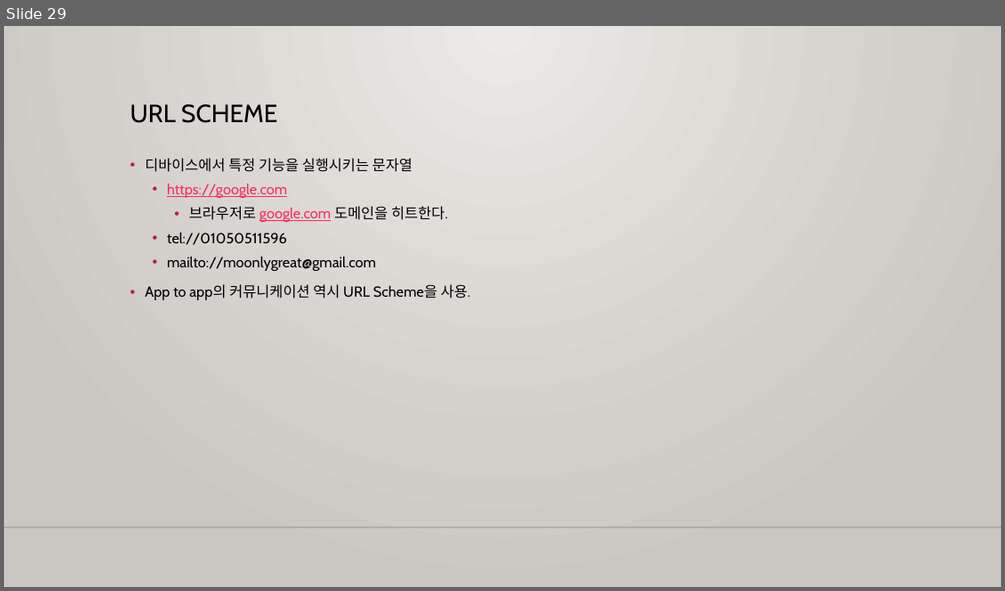
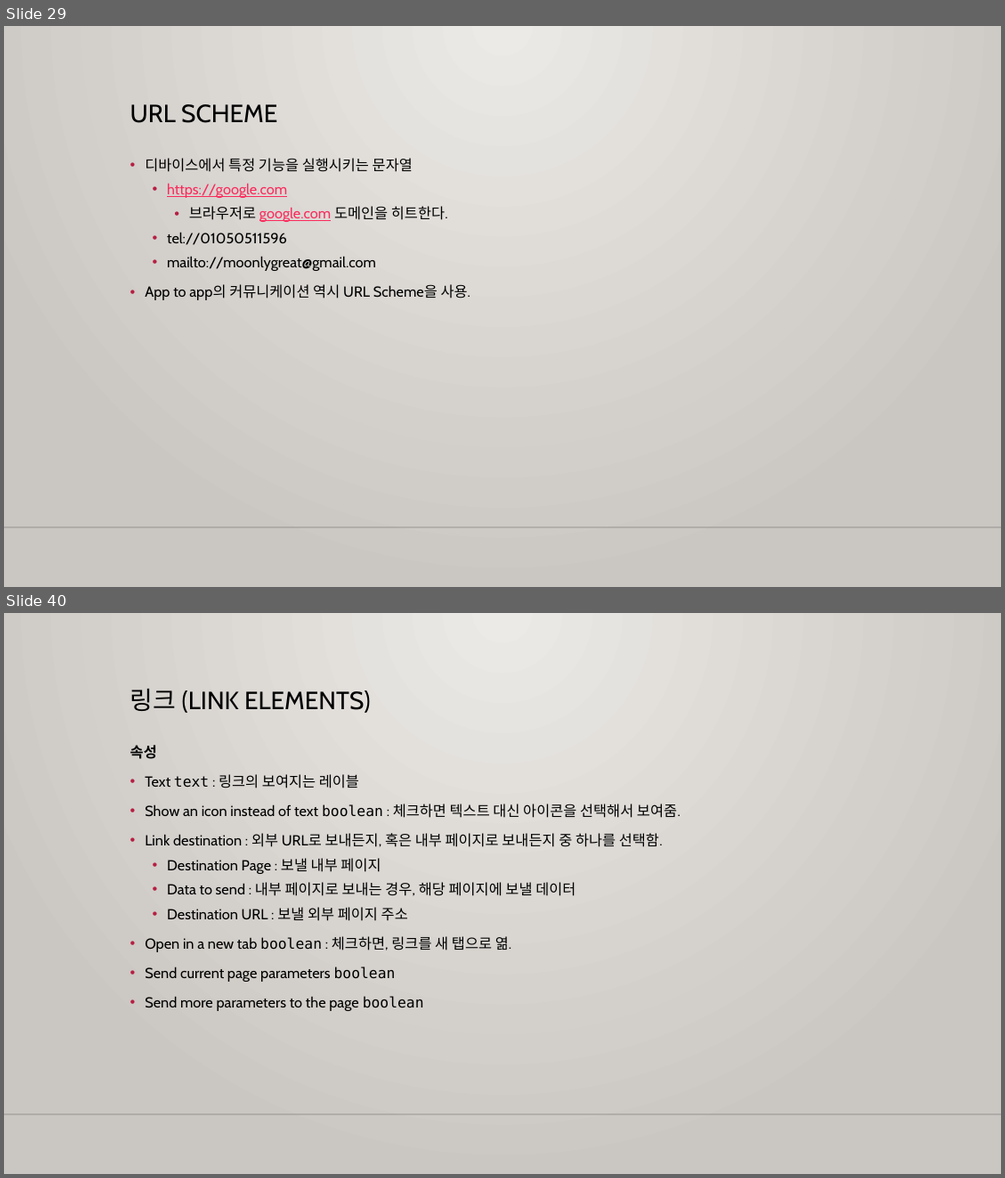
Before and after one commit to m00nlygreat/obsidian-vault, a slide deck: 노코드 엔지니어링/노코드 최강자 버블.pptx. Shown one above the other, each under a label of ours: slide 29 before the commit, slides 29 and 40 after it; the slides between them are not shown. The pictures are 1005x591 and 1005x1178 pixels, drawn with LibreOffice and Linux fonts; fonts in the diff are those of the drawing; background and template pictures are left out. Boxes give left, top, right and bottom in pixels: in the first picture for what was removed or moved away, otherwise in the second. Text is boxed around its words. In the diff, an @@ line names an element or a change of style, - is before the commit and + after.

```diff
--- a/노코드 엔지니어링/노코드 최강자 버블.pptx
+++ b/노코드 엔지니어링/노코드 최강자 버블.pptx
@@ slide 40 added at (x1=4, y1=613, x2=1001, y2=1174), background gradient #ECEAE7 to #CAC7C1; not listed: 1 template element that a slide beside it also shows @@
@@ title added at (x1=130, y1=689, x2=370, y2=713), 24 pt, text #000000 @@
+링크 (LINK ELEMENTS)
@@ text added at (x1=130, y1=745, x2=680, y2=1011), 14 pt, text #000000 @@
+속성
+• Text text : 링크의 보여지는 레이블
+• Show an icon instead of text boolean : 체크하면 텍스트 대신 아이콘을 선택해서 보여줌.
+• Link destination : 외부 URL로 보내든지, 혹은 내부 페이지로 보내든지 중 하나를 선택함.
+  • Destination Page : 보낼 내부 페이지
+  • Data to send : 내부 페이지로 보내는 경우, 해당 페이지에 보낼 데이터
+  • Destination URL : 보낼 외부 페이지 주소
+• Open in a new tab boolean : 체크하면, 링크를 새 탭으로 엶.
+• Send current page parameters boolean
+• Send more parameters to the page boolean
```
Also in this commit, not shown: 14 other slides added, 1 other file.
